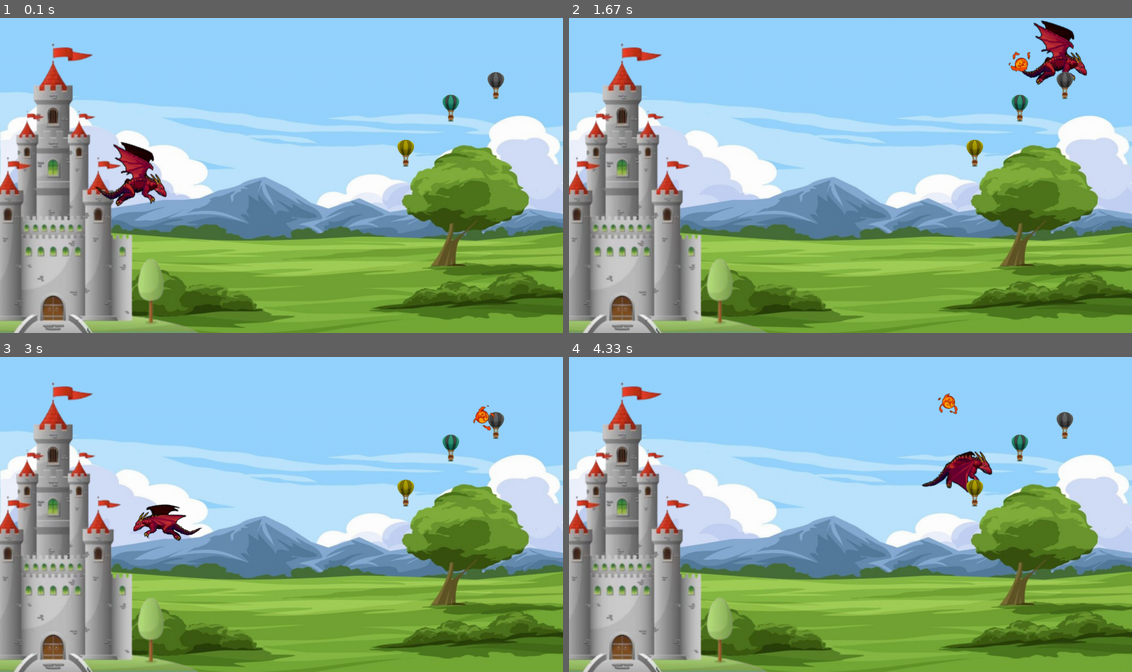
Above: before the commit, frames 1-4 (two rows, left to right).
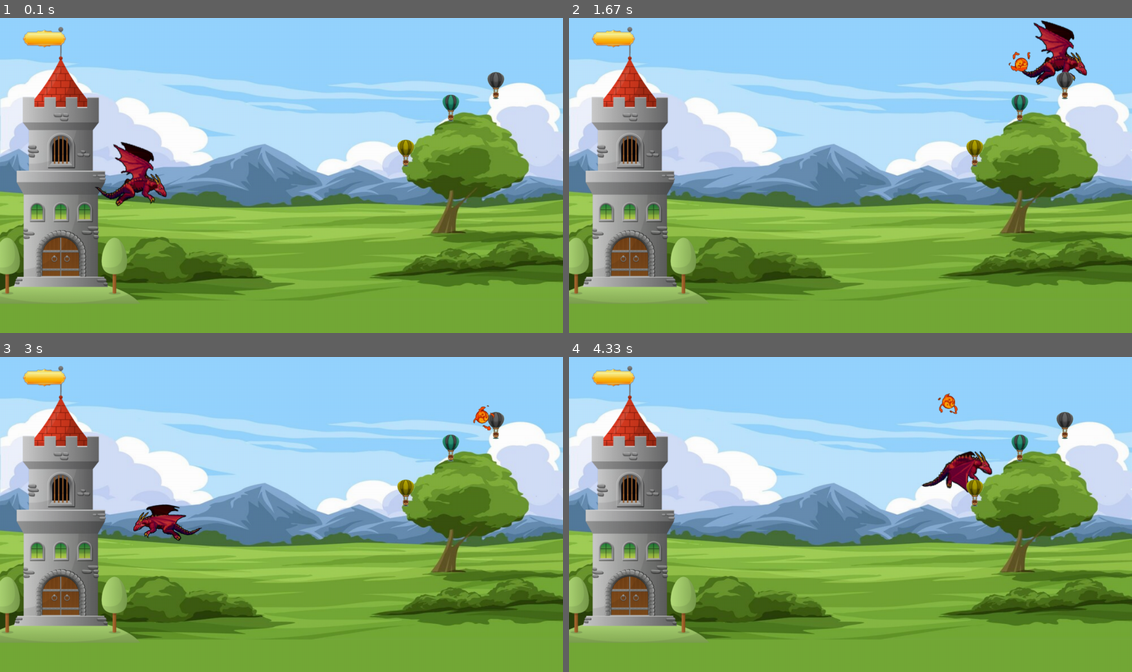
Above: after the commit, the same moments.

Repository: vanny-laure-lamorte/Shmup
Game: pygame game, started from main.py
Same seed, same stepped clock (60 frames per second), same inputs: the game is played once before the commit and once after it.
Inputs:
- Up to frame 1 (0.1 s): no input
- Up to frame 2 (1.67 s): hold Right 0.33-0.8 s; hold Up 0.88-1.18 s; hold Right from 1.22 s (still down); tap Space at 1.28, 1.58 s
- Up to frame 3 (3 s): release Right at 1.68 s; hold Left 1.72-2.25 s; tap Space at 1.78, 2.08, 2.35, 2.68, 2.98 s; hold Down 2.28-2.58 s; hold Left from 2.62 s (still down)
- Up to frame 4 (4.33 s): release Left at 3.02 s; hold Up 3.05-3.42 s; tap Space at 3.12, 3.52, 3.82, 4.18 s; hold Right 3.45-4.08 s; hold Down from 4.12 s (still down)

The runs differ from the first frame. In frame 1, 59% of the frame differs, in the area x 0-100%, y 2-100%; in frame 2, 60%; in frame 3, 59%; in frame 4, 59%.

Commit message:
[Ajouter] images pour le décort du fond

Diff:
--- a/src/gui/Game.py
+++ b/src/gui/Game.py
@@ -14,7 +14,23 @@
         self.b4 = pygame.image.load(f"assets/image/game/balloon4.png").convert_alpha()
         self.balloon = [self.b1, self.b2, self.b3, self.b4]
 
-        self.background = pygame.image.load(f"assets/image/game/background1.png").convert_alpha()
+        self.img_back = pygame.image.load(f"assets/image/game/background.png").convert_alpha()
+        self.img_castle = pygame.image.load(f"assets/image/game/game_castle.png").convert_alpha()
+
+        self.rect_option = pygame.image.load(f"assets/image/game/game_rect.png").convert_alpha()
+
+    def background(self):
+
+        # Bacckground
+        self.img_background(self.W // 2, self.H // 2, self.W, self.H, self.img_back)
+
+        # Tour
+        self.img_not_center("Castle", -90, 20, 450, 615, self.img_castle)
+
+        # Rect
+        self.img_not_center("Rect", 50, 20, 100, 50, self.rect_option)
+
+
 
     def dragon_visual(self):
         if self.moving_left:
@@ -76,7 +92,7 @@
                     elif event.key == pygame.K_LEFT:
                         self.moving_left = False
 
-            self.img_background(self.W // 2, self.H // 2, self.W, self.H, self.background)
+            self.background()
             self.dragon_movement()
             self.dragon_visual()
             self.balloon_visual()
Binary file removed: assets/image/game/back2.jpg
Binary file changed: assets/image/game/background.png
Binary file removed: assets/image/game/background1.png
Binary file removed: assets/image/game/background1a.png
Binary file removed: assets/image/game/background2.png
Binary file removed: assets/image/game/cartoon-flat-panorama-of-spring-summer-beautiful-nature-green-grasslands-meadow-with-mountains-on-horizon-background-summer-mountain-landscape-dawn-over-the-valley-illustration-free…
Binary file added: assets/image/game/game_castle.png
Binary file added: assets/image/game/game_rect.png
Binary file added: assets/image/game/game_rect1.png
